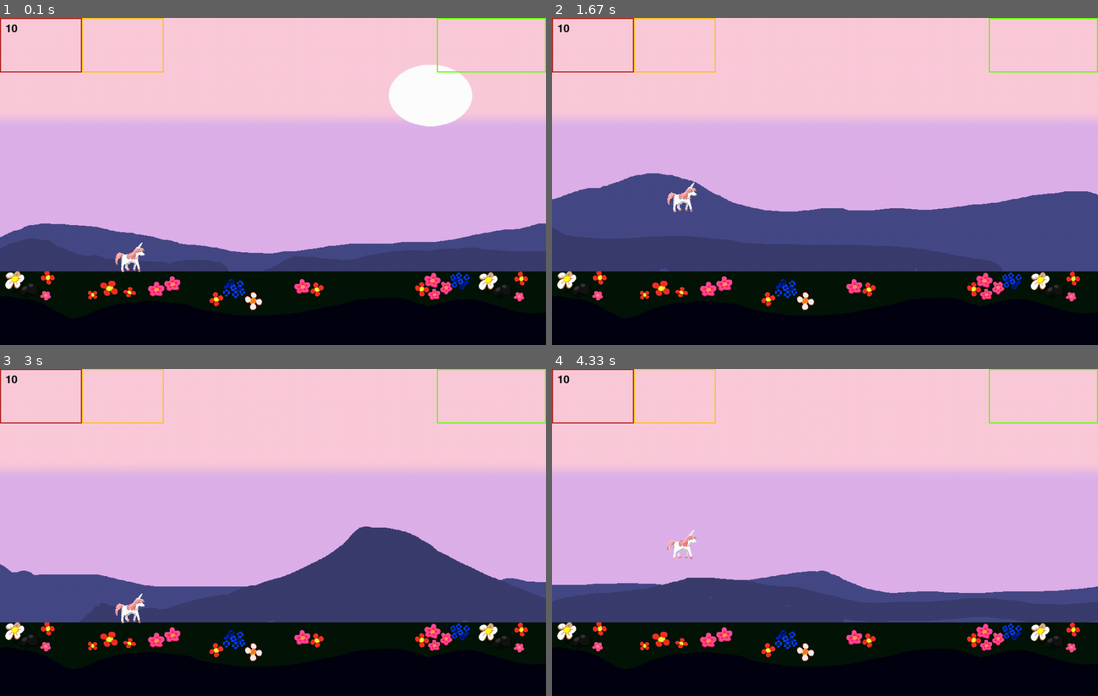
Above: before the commit, frames 1-4 (two rows, left to right).
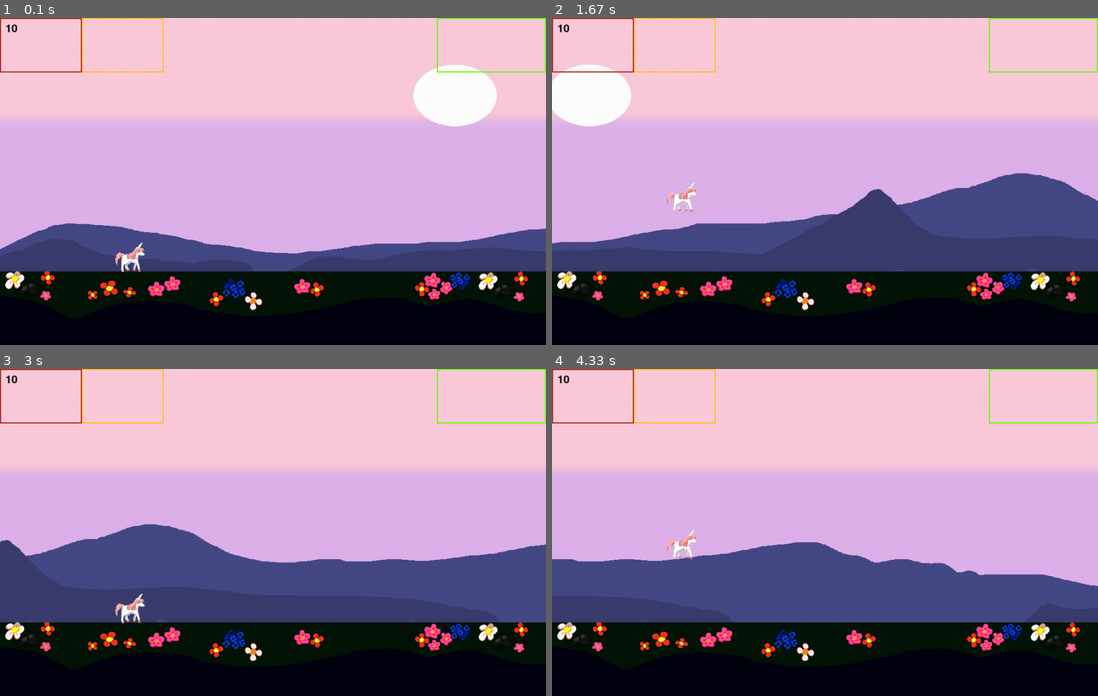
Above: after the commit, the same moments.

Repository: piterbsj/PyGame
Game: pygame game, started from main.py
Same seed, same stepped clock (60 frames per second), same inputs: the game is played once before the commit and once after it.
Inputs:
- Up to frame 1 (0.1 s): no input
- Up to frame 2 (1.67 s): tap D at 0.33, 1, 1.4 s; tap Space at 0.67 s
- Up to frame 3 (3 s): tap D at 1.7, 1.9, 2.23, 2.53, 2.73 s; tap Space at 1.98 s
- Up to frame 4 (4.33 s): tap D at 3.03, 3.3, 3.63, 4.07 s; tap Space at 3.38 s

The runs differ from the first frame. In frame 1, 3.2% of the frame differs, in the area x 0-100%, y 14-78%; in frame 2, 13%; in frame 3, 14%, in the area x 0-100%, y 47-78%; in frame 4, 10%.

Commit message:
стоп земля 2.0

Diff:
--- a/main.py
+++ b/main.py
@@ -24,6 +24,7 @@
     isJumping = False
     clock = pygame.time.Clock()
     timer = clock.tick()
+    stopBack = False
 
     while running:
         for event in pygame.event.get():
@@ -32,18 +33,19 @@
             if event.type == pygame.KEYDOWN:
                 if event.key == pygame.K_SPACE and not isJumping:
                     pony.jump()
+                if event.key == pygame.K_d:
+                    stopBack = not stopBack
 
         timer += clock.tick()
-
-
 
         pony.update()
 
         screen.fill((0, 191, 216))
 
         background_zone.draw_bc(screen)
+        if stopBack:
+            background_zone.move(screen)
         ground.draw_gr(screen)
-        background_zone.move(screen)
         time_zone.draw(screen)
         money_zone.draw(screen)
         points_zone.draw(screen)
--- /dev/null
+++ b/startwindow.py
@@ -0,0 +1 @@
+import pygame
